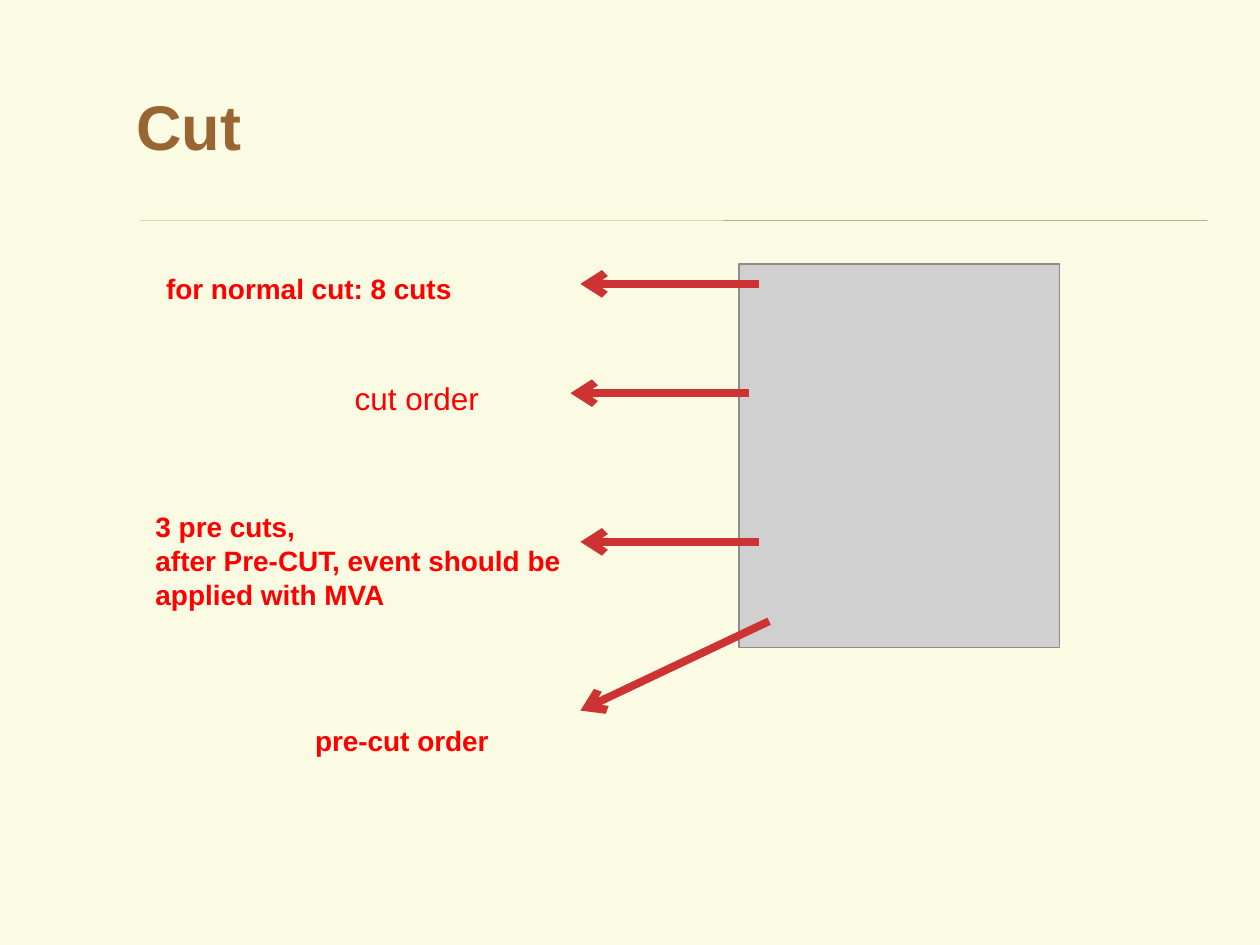
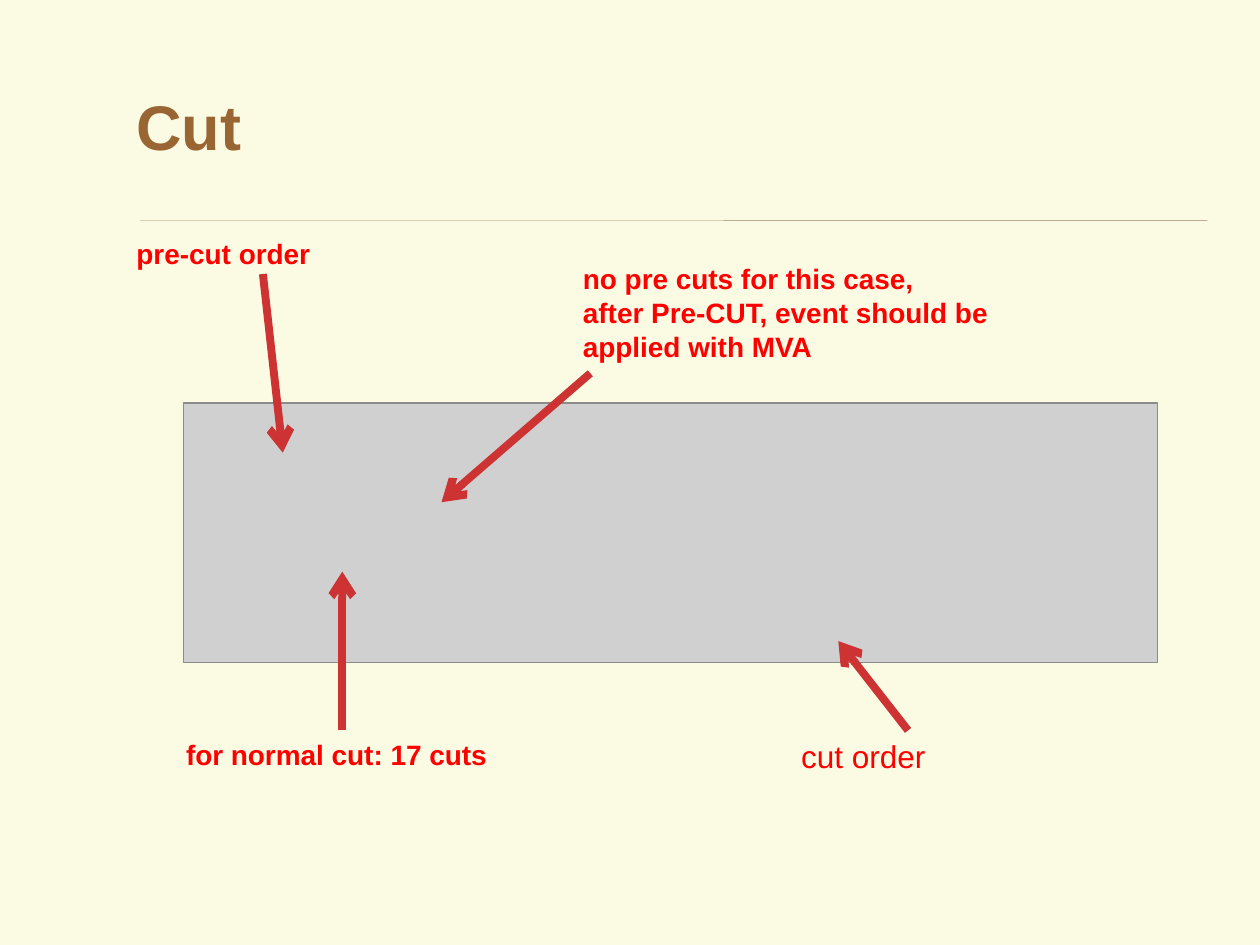
Before and after one commit to YancyW/BASDA, a slide deck: slide 29 of doc/BASDA_Introduction.pptx (slide 18 before the commit). Drawn at 1260x945 pixels with LibreOffice and Linux fonts; fonts in the diff are those of the drawing; grey boxes stand for pictures; background and template pictures are left out. Boxes give left, top, right and bottom in pixels: in the first picture for what was removed or moved away, otherwise in the second. Text is boxed around its words. In the diff, an @@ line names an element or a change of style, - is before the commit and + after.

```diff
--- a/doc/BASDA_Introduction.pptx
+++ b/doc/BASDA_Introduction.pptx
@@ text "pre-cut order": place and size @@
-text "pre-cut order" at [315,730,488,756]
+text "pre-cut order" at [136,243,310,270]
@@ text "no pre cuts for this ...": place and size @@
-text "no pre cuts for this ..." at [155,517,561,610]
+text "no pre cuts for this ..." at [583,268,988,362]
@@ text at [583,268,913,295]: text changed @@
-3 pre cuts,
+no pre cuts for this case,
@@ picture removed at [740,265,1060,648] @@
@@ arrow moved from (769, 621) - (581, 711) to (263, 273) - (282, 452) @@
@@ arrow moved from (760, 542) - (581, 542) to (591, 373) - (441, 503) @@
@@ picture added at [184,403,1158,663] @@
@@ arrow moved from (750, 393) - (571, 393) to (343, 731) - (343, 572) @@
@@ arrow moved from (760, 284) - (581, 284) to (908, 731) - (838, 641) @@
@@ text at [186,744,486,766]: text changed @@
-for normal cut: 8 cuts
+for normal cut: 17 cuts
@@ text "cut order": place and size @@
-text "cut order" at [355,387,479,411]
+text "cut order" at [801,745,926,769]
```
Also in this commit, not shown: 6 other slides changed, 9 slides added, 1 slide removed, 28 other files.
